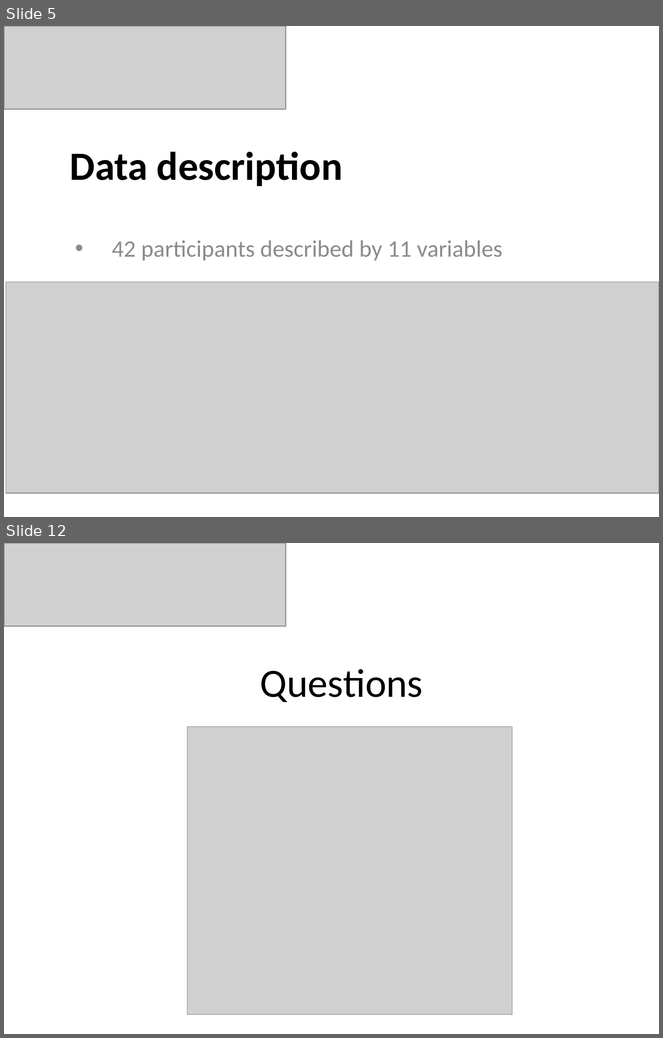
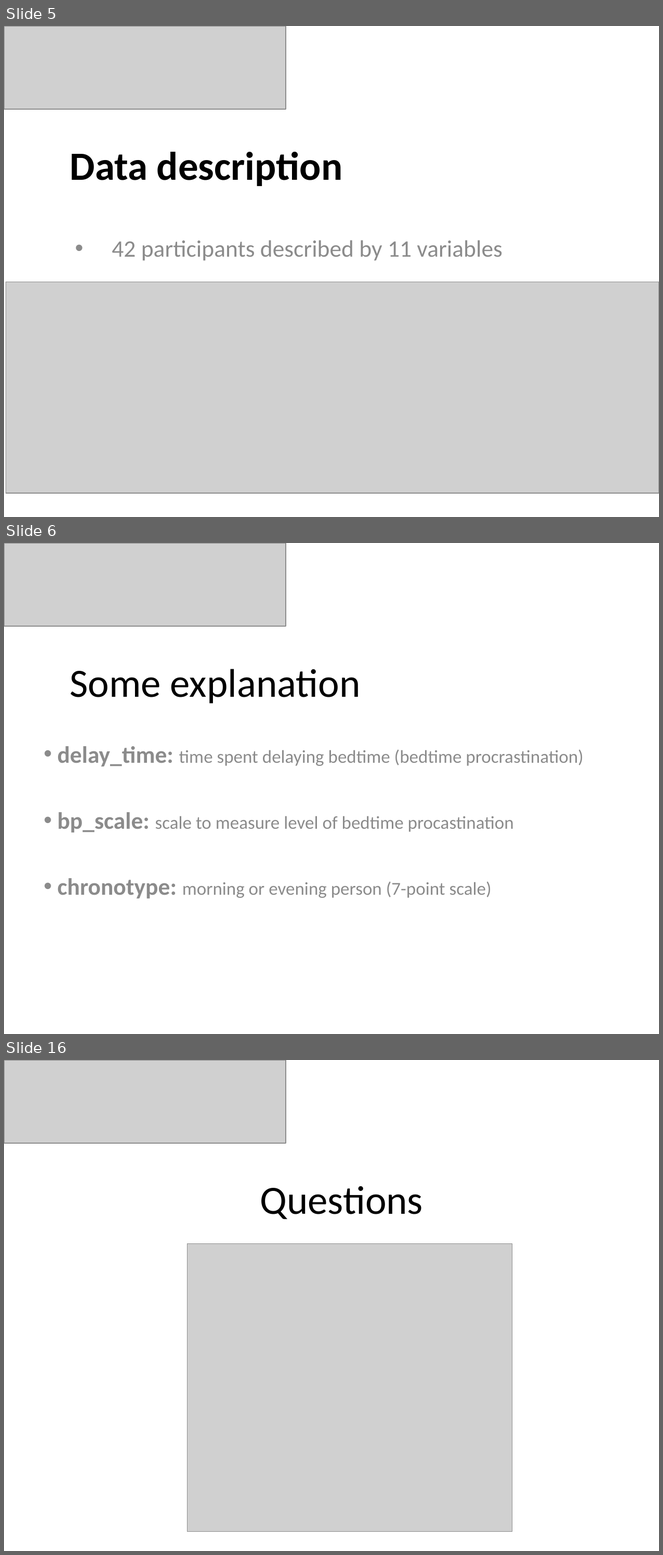
Before and after one commit to JesseSchouten/Project_Big_Data, a slide deck: Report/Presentation.pptx. Shown one above the other, each under a label of ours: slides 5 and 12 before the commit, slides 5, 6 and 16 after it; the slides between them are not shown. The pictures are 663x1038 and 663x1555 pixels, drawn with LibreOffice and Linux fonts; fonts in the diff are those of the drawing; grey boxes stand for pictures. Boxes give left, top, right and bottom in pixels: in the first picture for what was removed or moved away, otherwise in the second. Text is boxed around its words. In the diff, an @@ line names an element or a change of style, - is before the commit and + after.

```diff
--- a/Report/Presentation.pptx
+++ b/Report/Presentation.pptx
@@ slide 6 added at bbox=[4, 543, 659, 1034], background #FFFFFF @@
@@ picture added at bbox=[4, 543, 286, 626] @@
@@ title added at bbox=[70, 669, 361, 704], 44 pt, text #000000 @@
+Some explanation
@@ subtitle added at bbox=[58, 746, 583, 899], 20 pt, text #8C8C8C @@
+• delay_time: time spent delaying bedtime (bedtime procrastination)
+• bp_scale: scale to measure level of bedtime procastination
+• chronotype: morning or evening person (7-point scale)
@@ what was slide 12 is now slide 16 @@
```
Also in this commit, not shown: 3 slides changed, 8 other slides added, 5 slides removed, 1 other file.
